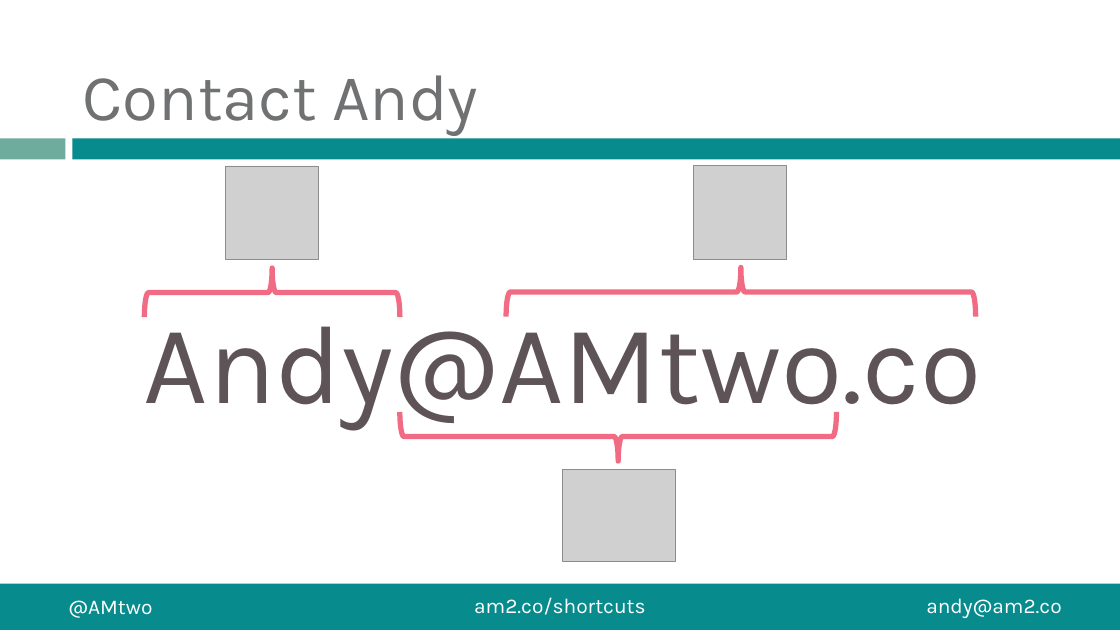
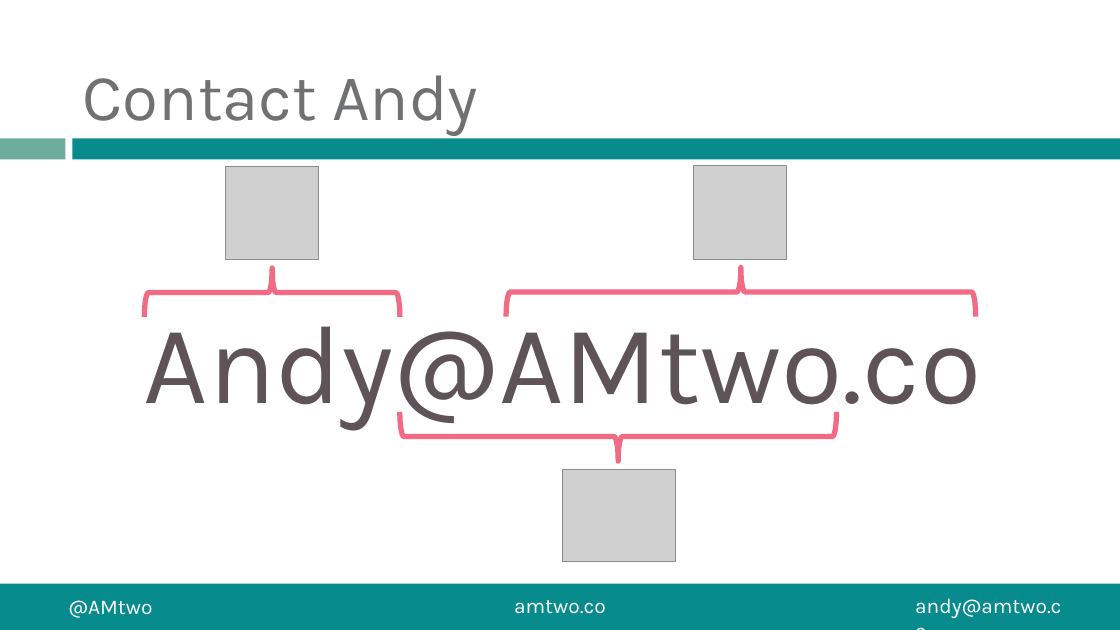
Before and after one commit to amtwo/Presentations, a slide deck: slide 4 of Demystifying-Data-Compression/Data_Compression.pptx. Drawn at 1120x630 pixels with LibreOffice and Linux fonts; fonts in the diff are those of the drawing; grey boxes stand for pictures. Boxes give left, top, right and bottom in pixels: in the first picture for what was removed or moved away, otherwise in the second. Text is boxed around its words. In the diff, an @@ line names an element or a change of style, - is before the commit and + after.

```diff
--- a/Demystifying-Data-Compression/Data_Compression.pptx
+++ b/Demystifying-Data-Compression/Data_Compression.pptx
@@ text at bbox=[915, 598, 1061, 618]: text changed @@
-andy@am2.co
+andy@amtwo.co
@@ text at bbox=[514, 600, 606, 614]: text changed @@
-am2.co/shortcuts
+amtwo.co
```
Also in this commit, not shown: 36 other slides changed, 3 slides removed, 3 other files.
